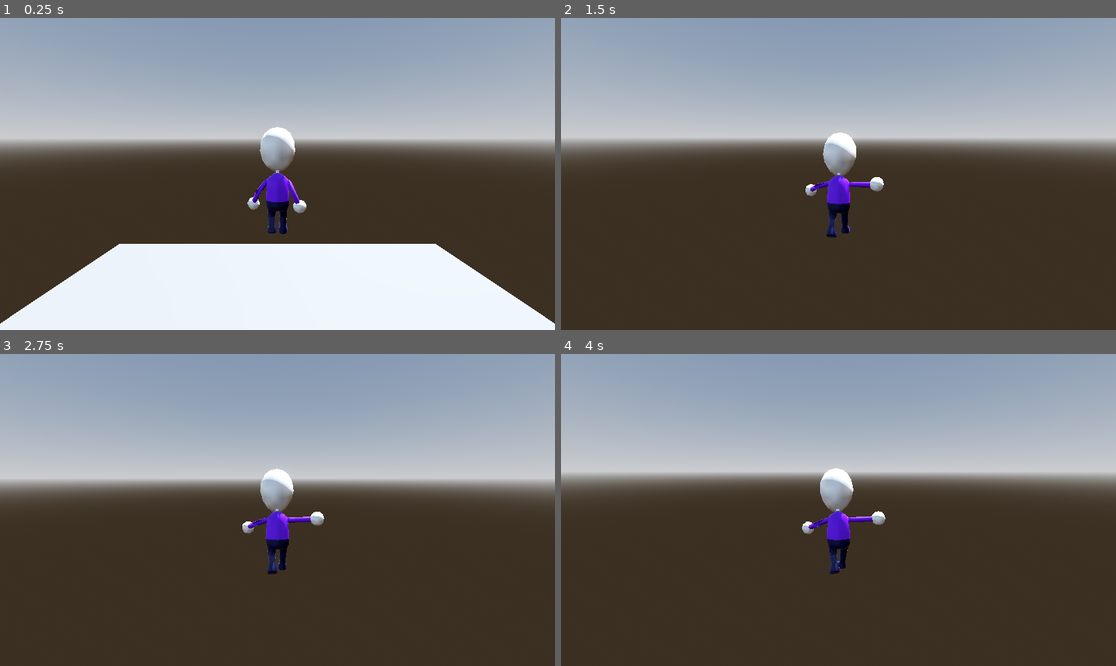
Above: before the commit, frames 1-4 (two rows, left to right).
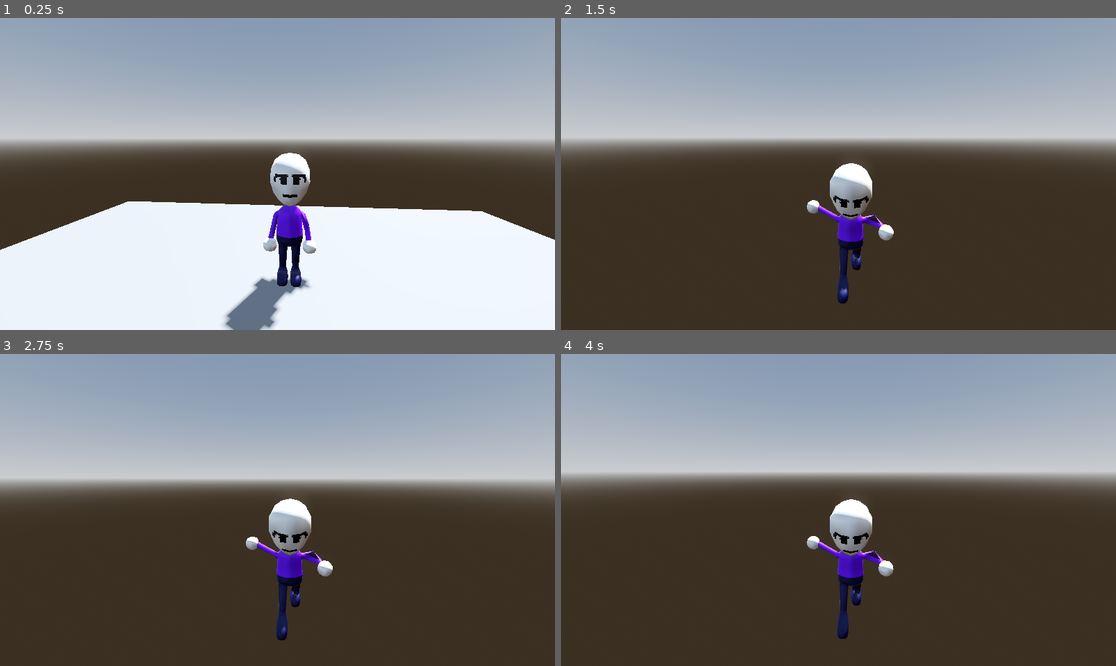
Above: after the commit, the same moments.

Repository: Zencode22/Lo-Fi_Magic
Game: Godot game, scene res://Level.tscn
Two runs of this game, one before a commit and one after it. Both use one fixed random seed, a clock stepped at 60 frames per second and the inputs below.
Inputs (mouse positions are in pixels of both pictures, inside the frame that each line leads up to):
- Up to frame 1 (0.25 s): no input
- Up to frame 2 (1.5 s): move the mouse to (866, 174) at 0.52 s; hold W (move_forward) from 0.53 s (still down); tap Space (jump) at 0.77 s; move the mouse to (810, 174) at 1.27 s
- Up to frame 3 (2.75 s): keep holding W (move_forward); tap Space (jump) at 1.52 s; move the mouse to (288, 503) at 2.02 s
- Up to frame 4 (4 s): keep holding W (move_forward); tap Enter at 2.75 s; move the mouse to (832, 516) at 2.77 s; tap Space (jump) at 3.02, 3.77 s; move the mouse to (877, 513) at 3.52 s

The runs differ from the first frame. In frame 1, 19% of the frame differs, in the area x 0-100%, y 34-100%; in frame 2, 3.2%; in frame 3, 3.2%; in frame 4, 3.2%.

Commit message:
Run & Camera

Diff:
--- a/lo-fi-magic/Level.tscn
+++ b/lo-fi-magic/Level.tscn
@@ -39,5 +39,5 @@
 shape = SubResource("ConcavePolygonShape3D_bexhn")
 
 [node name="Player" parent="." groups=["LookAtPoint"] instance=ExtResource("1_bexhn")]
-transform = Transform3D(1, 0, 0, 0, 1, 0, 0, 0, 1, 0, 2, -2)
+transform = Transform3D(0.99972856, 0, 0.023298062, 0, 1, 0, -0.023298062, 0, 0.99972856, 0, -0.03986633, -2)
 linear_damp = 3.0
--- a/lo-fi-magic/player.gd
+++ b/lo-fi-magic/player.gd
@@ -3,6 +3,7 @@
 var mouse_sensitivity := 0.001
 var twist_input := 0.0
 var pitch_input := 0.0
+var is_running := false
 
 @onready var twist_pivot := $TwistPivot
 @onready var pitch_pivot := $TwistPivot/PitchPivot
@@ -16,7 +17,11 @@
 	input.x = Input.get_axis("move_left", "move_right")
 	input.z = Input.get_axis("move_forward", "move_back")
 
-	apply_central_force(twist_pivot.basis * input * 1200.0 * delta)
+	# Check if shift is pressed for running
+	is_running = Input.is_action_pressed("sprint")
+	var move_speed = 1200.0 * (1.5 if is_running else 1.0)
+
+	apply_central_force(twist_pivot.basis * input * move_speed * delta)
 
 	# Jump command
 	if Input.is_action_just_pressed("jump") and is_on_floor():
@@ -31,12 +36,17 @@
 		deg_to_rad(-30),
 		deg_to_rad(30)
 	)
+
+	# Rotate player model to match camera's horizontal rotation
+	$LoFi_Magic_Temp_Character.rotation.y = twist_pivot.rotation.y
+
 	twist_input = 0.0
 	pitch_input = 0.0
 
-	# https://youtu.be/eGt7ikx7FcQ?t=1554
-	$LoFi_Magic_Temp_Character/AnimationTree.set("parameters/conditions/idle", is_on_floor() && (input.x == 0 && input.z == 0) )
-	$LoFi_Magic_Temp_Character/AnimationTree.set("parameters/conditions/walk", is_on_floor() && (input.x != 0 || input.z != 0) )
+	# Update animation conditions
+	$LoFi_Magic_Temp_Character/AnimationTree.set("parameters/conditions/idle", is_on_floor() && input.length() == 0)
+	$LoFi_Magic_Temp_Character/AnimationTree.set("parameters/conditions/walk", is_on_floor() && input.length() > 0 && !is_running)
+	$LoFi_Magic_Temp_Character/AnimationTree.set("parameters/conditions/run", is_on_floor() && input.length() > 0 && is_running)
 	$LoFi_Magic_Temp_Character/AnimationTree.set("parameters/conditions/Jump", Input.is_action_just_pressed("jump") && is_on_floor())
 	$LoFi_Magic_Temp_Character/AnimationTree.set("parameters/conditions/InAir", !is_on_floor())
 
--- a/lo-fi-magic/player.tscn
+++ b/lo-fi-magic/player.tscn
@@ -11,7 +11,7 @@
 script = ExtResource("1_4flbx")
 
 [node name="LoFi_Magic_Temp_Character" parent="." instance=ExtResource("2_onrkg")]
-transform = Transform3D(-1, 0, 8.742278e-08, 0, 1, 0, -8.742278e-08, 0, -1, 0, 0, 0)
+transform = Transform3D(-0.9989516, 0, -0.04578142, 0, 1, 0, 0.04578142, 0, -0.9989516, 0, 0, 0)
 
 [node name="CollisionShape3D" type="CollisionShape3D" parent="."]
 transform = Transform3D(1, 0, 0, 0, 1, 0, 0, 0, 1, 0, 0.8425293, 0)
@@ -24,4 +24,4 @@
 transform = Transform3D(1, 0, 0, 0, 0.984808, 0.173648, 0, -0.173648, 0.984808, 0, 0, 0)
 
 [node name="Camera3D" type="Camera3D" parent="TwistPivot/PitchPivot"]
-transform = Transform3D(1, 0, 0, 0, 1, 0, 0, 0, 1, 0, 0, 3)
+transform = Transform3D(0.99800915, -0.010951851, 0.062110987, 0.010951849, 0.99993974, 0.00034044683, -0.06211097, 0.00034046173, 0.9980689, 0, 0.42894644, 2.6962624)
--- a/lo-fi-magic/project.godot
+++ b/lo-fi-magic/project.godot
@@ -56,6 +56,11 @@
 "events": [Object(InputEventKey,"resource_local_to_scene":false,"resource_name":"","device":-1,"window_id":0,"alt_press …(191 unchanged characters)…
 ]
 }
+run={
+"deadzone": 0.2,
+"events": [Object(InputEventKey,"resource_local_to_scene":false,"resource_name":"","device":-1,"window_id":0,"alt_pressed":false,"shift_pressed":false,"ctrl_pressed":false,"meta_pressed":false,"pressed":false,"keycode":0,"physical_keycode":4194325,"key_label":0,"unicode":0,"location":0,"echo":false,"script":null)
+]
+}
 
 [rendering]
 
